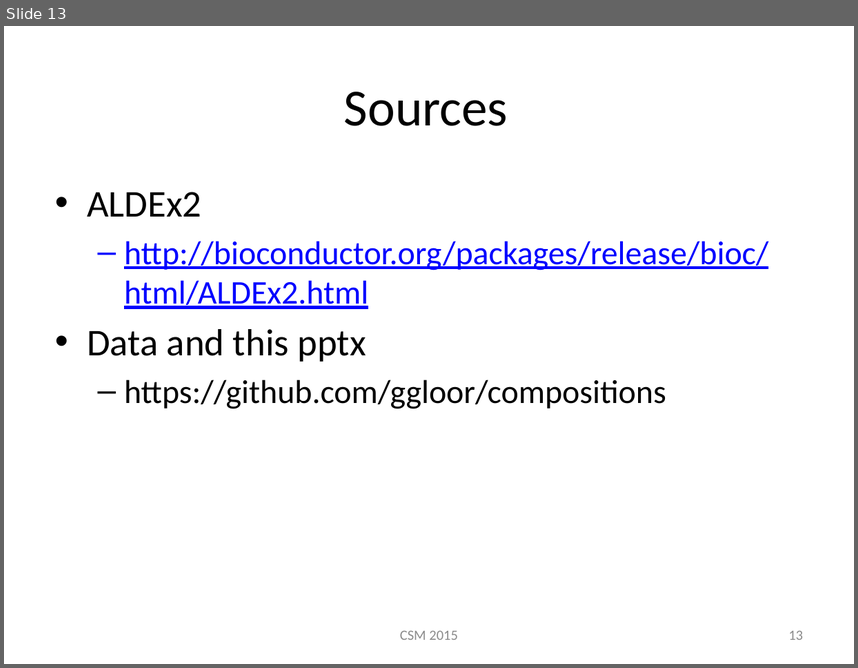
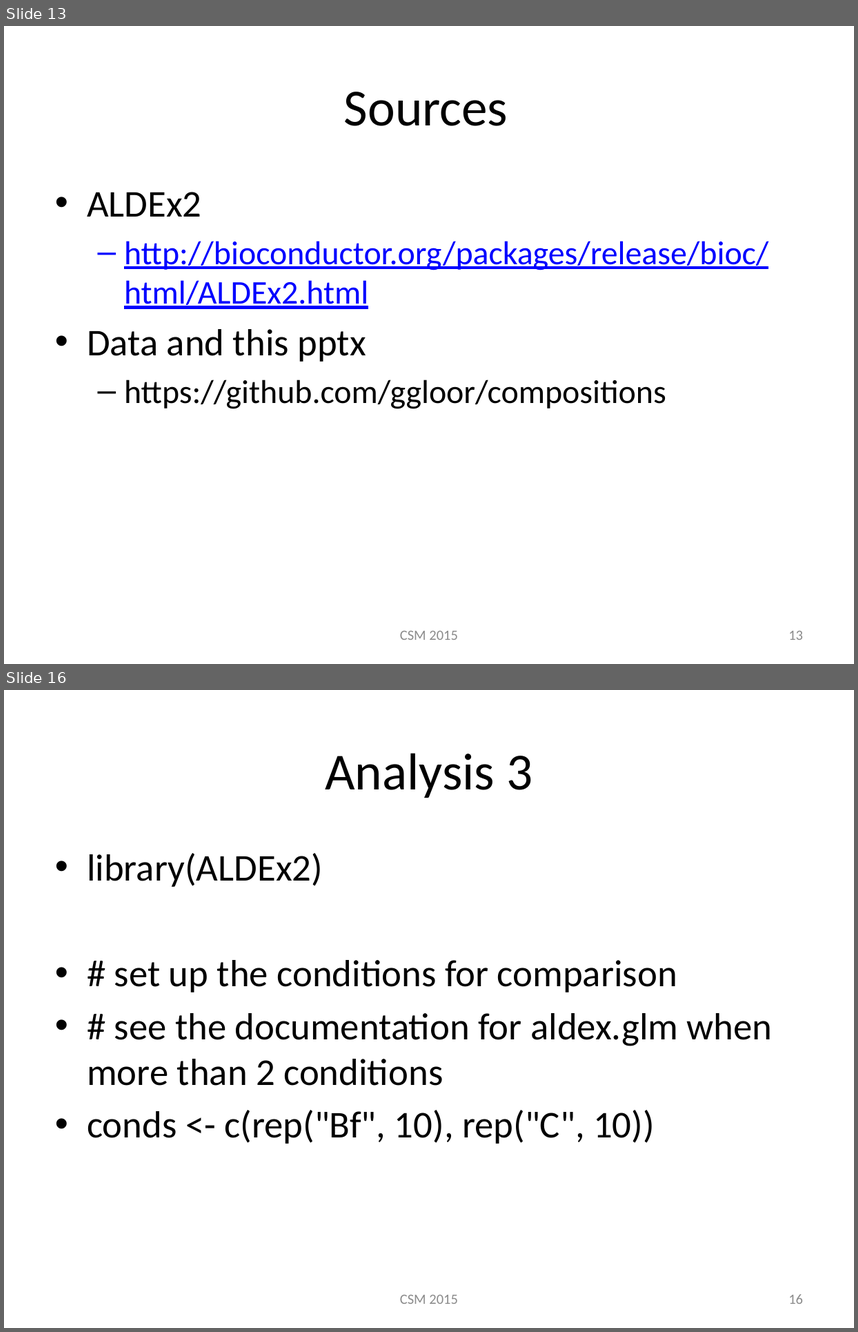
Before and after one commit to ggloor/compositions, a slide deck: CSM_2015_r.pptx. Shown one above the other, each under a label of ours: slide 13 before the commit, slides 13 and 16 after it; the slides between them are not shown. The pictures are 858x668 and 858x1332 pixels, drawn with LibreOffice and Linux fonts; fonts in the diff are those of the drawing. Boxes give left, top, right and bottom in pixels: in the first picture for what was removed or moved away, otherwise in the second. Text is boxed around its words. In the diff, an @@ line names an element or a change of style, - is before the commit and + after.

```diff
--- a/CSM_2015_r.pptx
+++ b/CSM_2015_r.pptx
@@ slide 16 added at [4, 690, 854, 1328], background #FFFFFF @@
@@ title added at [325, 753, 533, 798], 44 pt, text #000000 @@
+Analysis 3
@@ text added at [87, 853, 773, 1143], 32 pt, text #000000 @@
+• library(ALDEx2)
+• # set up the conditions for comparison
+• # see the documentation for aldex.glm when more than 2 conditions
+• conds <- c(rep("Bf", 10), rep("C", 10))
@@ text added at [400, 1294, 458, 1303], 12 pt, text #8C8C8C @@
+CSM 2015
@@ page number added at [789, 1294, 803, 1303], 12 pt, text #8C8C8C @@
+16
```
Also in this commit, not shown: 1 slide changed, 5 other slides added, 1 other file.
